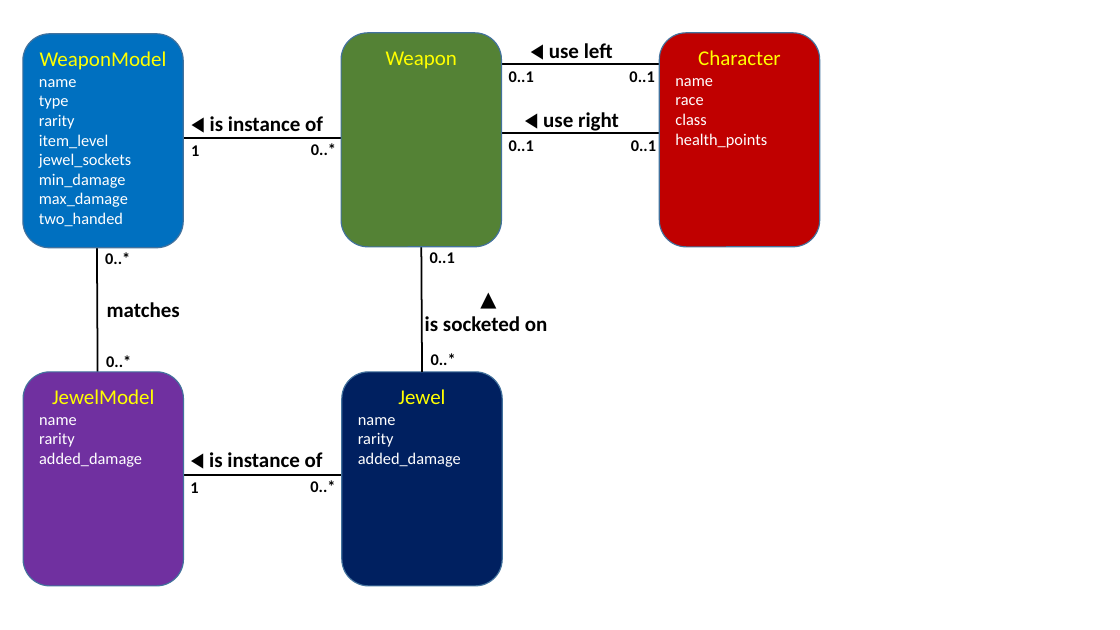
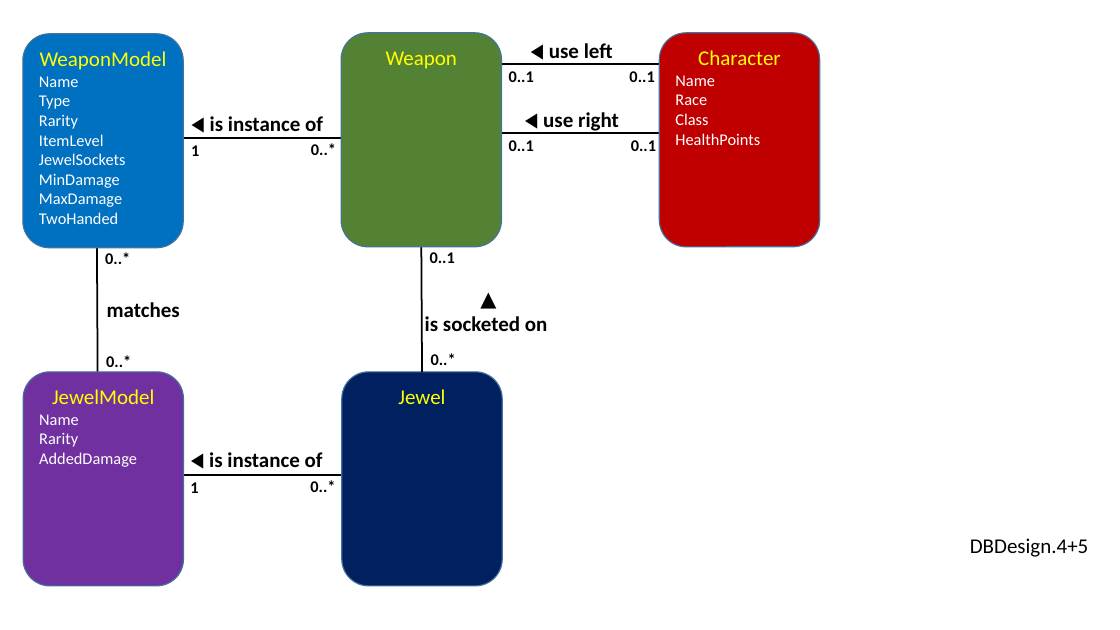
Before and after one commit to perl-easj/OOProg, a slide deck: slide 5 of Chap/DB/Presentations/DomainModels.pptx. Drawn at 1120x630 pixels with LibreOffice and Linux fonts; fonts in the diff are those of the drawing. Boxes give left, top, right and bottom in pixels: in the first picture for what was removed or moved away, otherwise in the second. Text is boxed around its words. In the diff, an @@ line names an element or a change of style, - is before the commit and + after.

```diff
--- a/Chap/DB/Presentations/DomainModels.pptx
+++ b/Chap/DB/Presentations/DomainModels.pptx
@@ text in rounded rectangle at [39, 76, 126, 224]: text changed @@
-name
-type
-rarity
-item_level
-jewel_sockets
-min_damage
-max_damage
-two_handed
+Name
+Type
+Rarity
+ItemLevel
+JewelSockets
+MinDamage
+MaxDamage
+TwoHanded
@@ text in rounded rectangle at [675, 75, 760, 145]: text changed @@
-name
-race
-class
-health_points
+Name
+Race
+Class
+HealthPoints
@@ text in rounded rectangle at [39, 414, 137, 467]: text changed @@
-name
-rarity
-added_damage
+Name
+Rarity
+AddedDamage
@@ text in rounded rectangle at [358, 417, 461, 467]: paragraphs removed @@
-name
-rarity
-added_damage
@@ text added at [970, 538, 1089, 557], 18 pt, text #000000 @@
+DBDesign.4+5
```
Also in this commit, not shown: 5 other slides changed, 4 other files.
